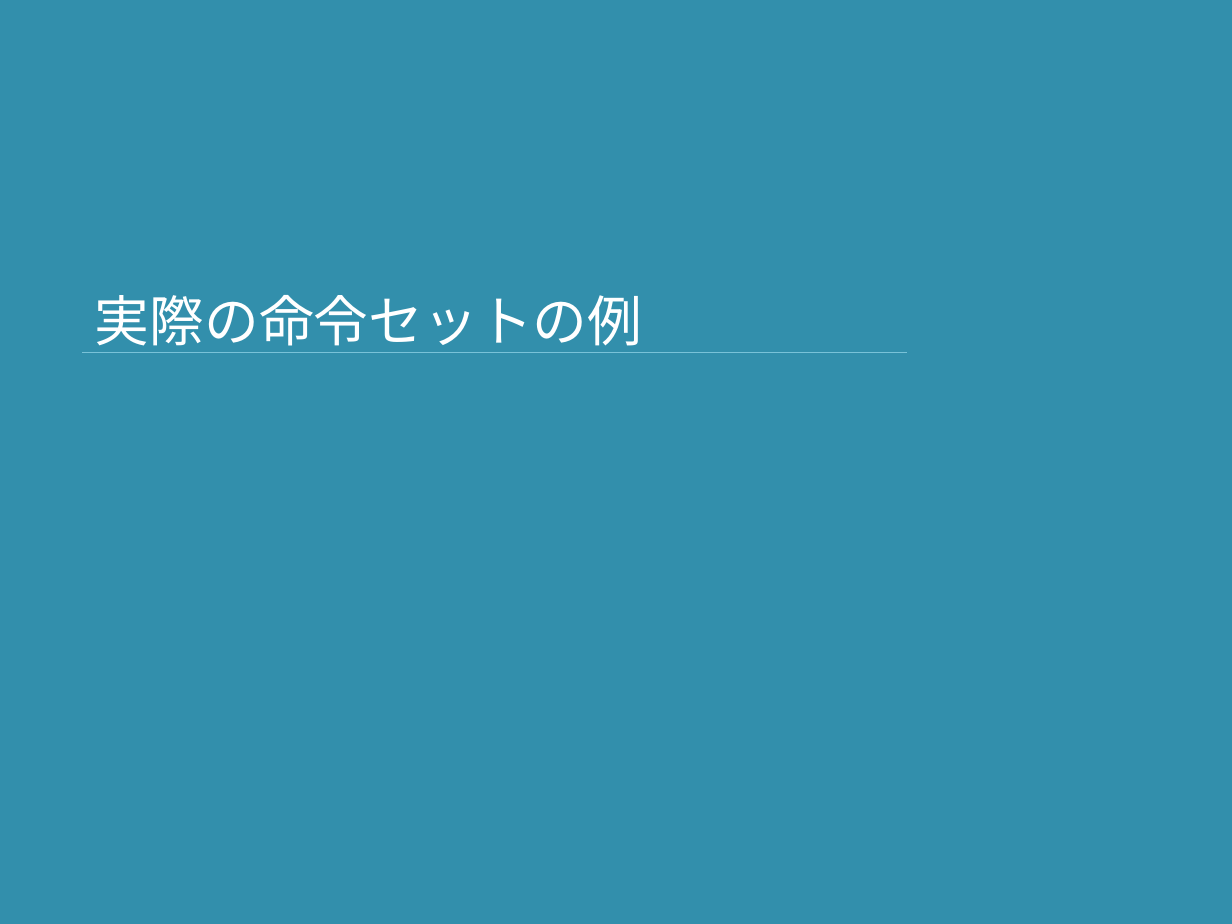
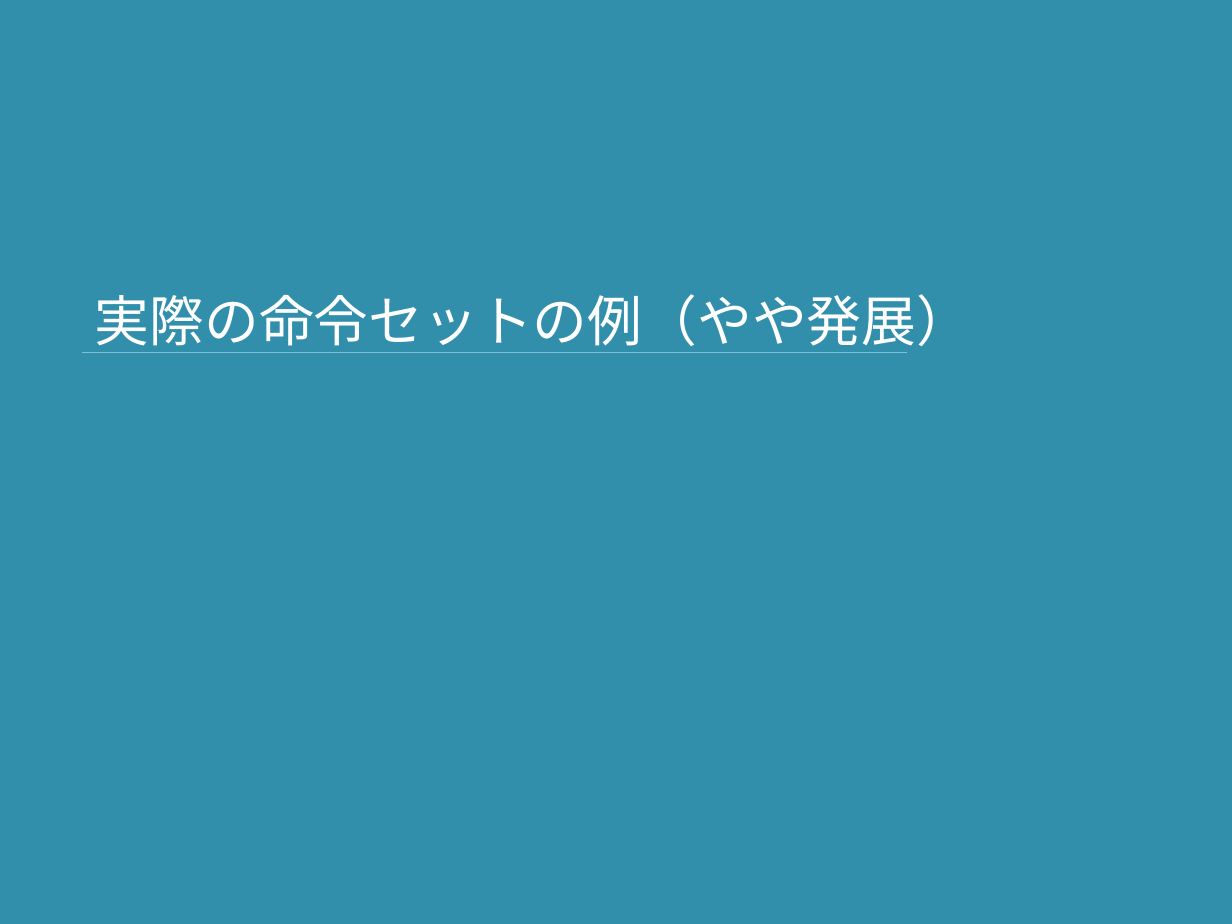
Before and after one commit to shioyadan/advanced-computer-organization, a slide deck: slide 69 of aco-shioya-01.pptx (slide 58 before the commit). Drawn at 1232x924 pixels with LibreOffice and Linux fonts; fonts in the diff are those of the drawing. Boxes give left, top, right and bottom in pixels: in the first picture for what was removed or moved away, otherwise in the second. Text is boxed around its words. In the diff, an @@ line names an element or a change of style, - is before the commit and + after.

```diff
--- a/aco-shioya-01.pptx
+++ b/aco-shioya-01.pptx
@@ title at box(95, 294, 971, 353): text changed @@
-実際の命令セットの例
+実際の命令セットの例（やや発展）
```
Also in this commit, not shown: 5 other slides changed, 12 slides added, 1 slide removed, 1 other file.
